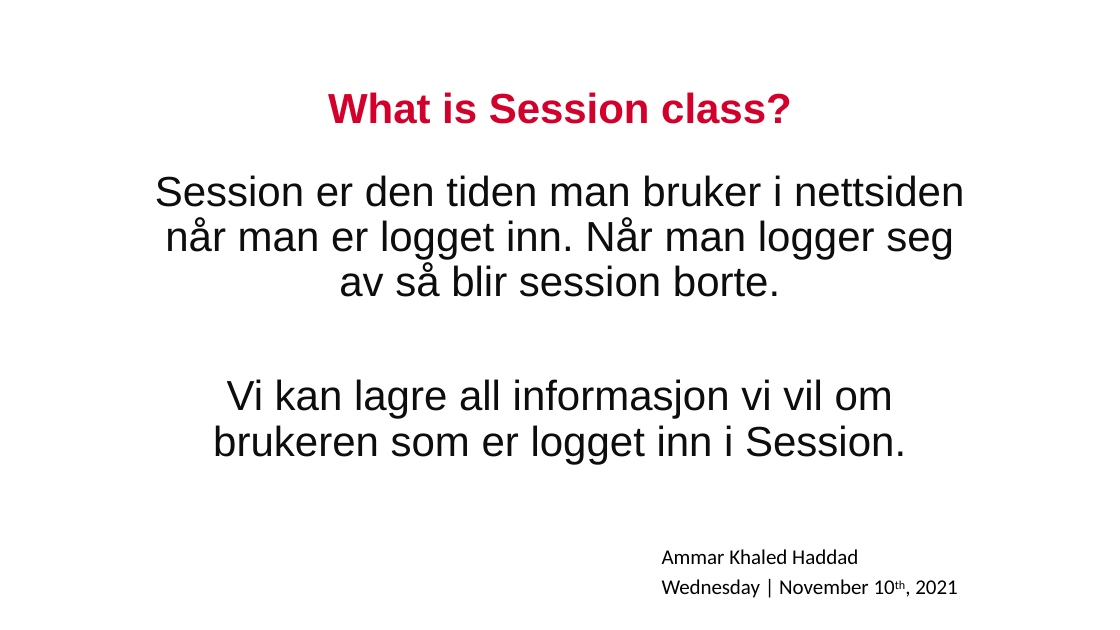
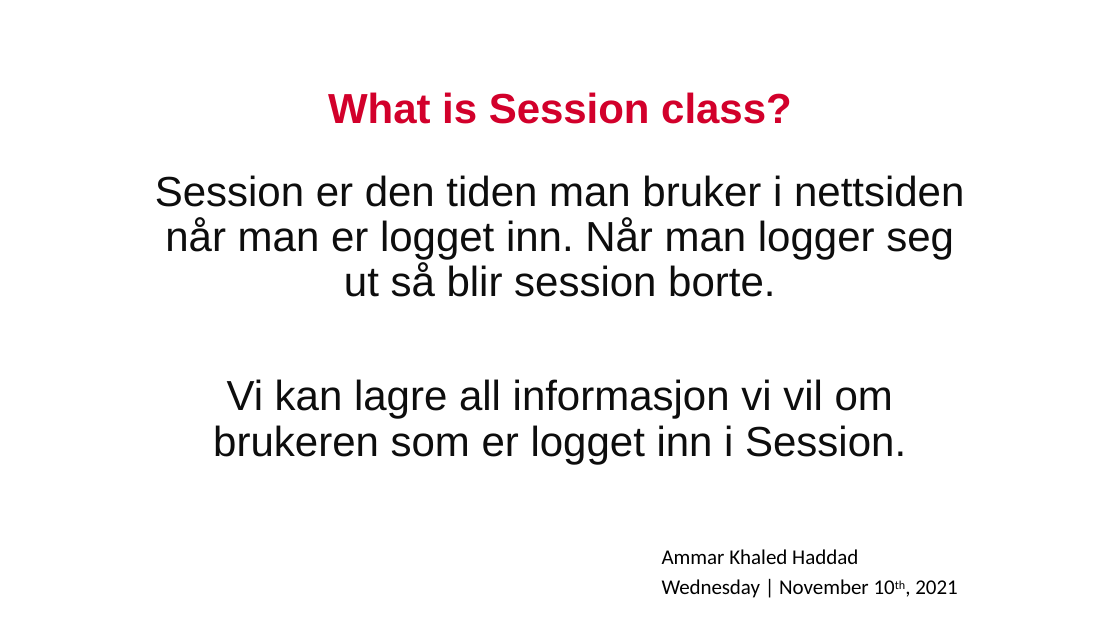
Before and after one commit to vikhok/EkstraForelesninger, a slide deck: slide 7 of Forelesning 4.pptx. Drawn at 1120x630 pixels with LibreOffice and Linux fonts; fonts in the diff are those of the drawing; background and template pictures are left out. Boxes give left, top, right and bottom in pixels: in the first picture for what was removed or moved away, otherwise in the second. Text is boxed around its words. In the diff, an @@ line names an element or a change of style, - is before the commit and + after.

```diff
--- a/Forelesning 4.pptx
+++ b/Forelesning 4.pptx
@@ subtitle at [155, 175, 964, 297]: text changed @@
-Session er den tiden man bruker i nettsiden når man er logget inn. Når man logger seg av så blir session borte.
+Session er den tiden man bruker i nettsiden når man er logget inn. Når man logger seg ut så blir session borte.
```
Also in this commit, not shown: 1 other slide changed.
